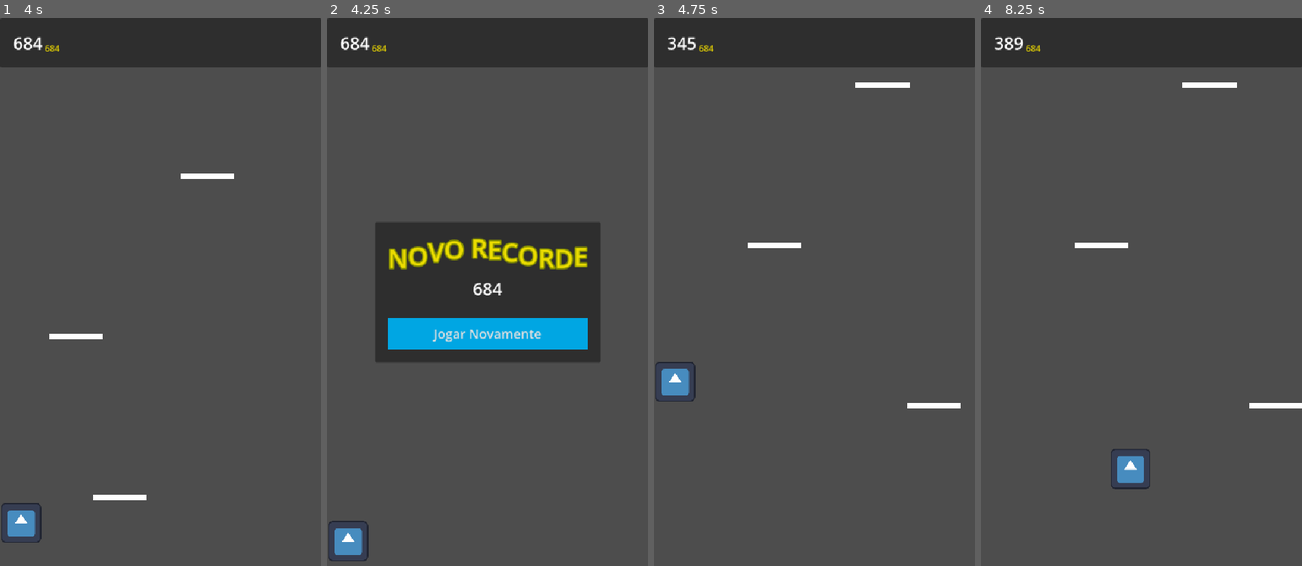
Above: before the commit, frames 1-4 (left to right).
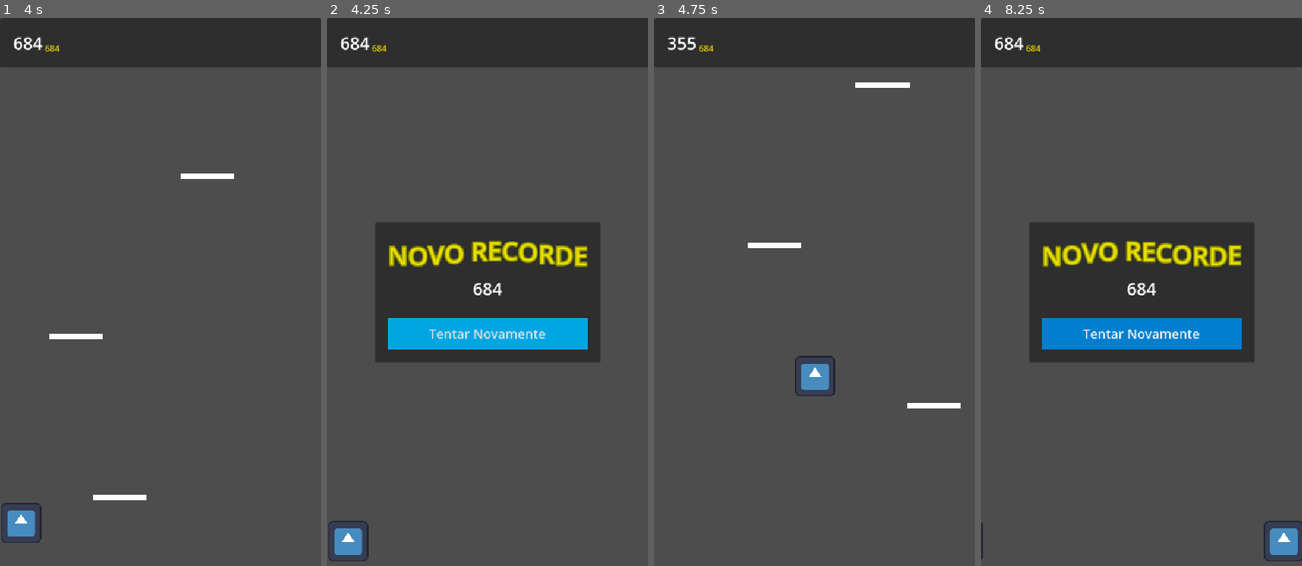
Above: after the commit, the same moments.

Repository: imLymei/mothers-day-game
Game: Godot game, scene res://Scenes/World/World.tscn
Two runs of this game, one before a commit and one after it. Both use one fixed random seed, a clock stepped at 60 frames per second and the inputs below. The engine's default icon, where the game draws it, is replaced by a stand-in: a white triangle on a blue panel in a dark square.
Inputs (mouse positions are in pixels of both pictures, inside the frame that each line leads up to):
- Up to frame 1 (4 s): move the mouse to (231, 264) at 0.52 s; click (231, 264) at 0.67 s; drag from (96, 319) to (144, 401) at 1.27 s; move the mouse to (192, 171) at 2.02 s; click (192, 171) at 2.17 s; drag from (144, 401) to (64, 209) at 2.77 s; move the mouse to (256, 374) at 3.52 s; click (256, 374) at 3.67 s
- Up to frame 2 (4.25 s): no input
- Up to frame 3 (4.75 s): click "Jogar Novamente" (after the commit: "Tentar Novamente") at 4.25 s
- Up to frame 4 (8.25 s): drag from (1045, 209) to (1093, 155) at 5.02 s; move the mouse to (1157, 292) at 5.77 s; click (1157, 292) at 5.92 s; drag from (1093, 155) to (1077, 319) at 6.52 s; move the mouse to (1212, 264) at 7.27 s; click (1212, 264) at 7.42 s; drag from (1077, 319) to (1125, 401) at 8.02 s

Frame 1 is identical in both runs. In frame 2, 1.7% of the frame differs, in the area x 19-82%, y 40-60%; in frame 3, 1.1%; in frame 4, 19%, in the area x 0-100%, y 3-100%.

Commit message:
feat: add win replay

Diff:
--- /dev/null
+++ b/Resources/Style/ButtonStyle.tres
@@ -0,0 +1,40 @@
+[gd_resource type="Theme" load_steps=5 format=3 uid="uid://bxy7t0fosymcb"]
+
+[sub_resource type="StyleBoxFlat" id="StyleBoxFlat_5jr8x"]
+content_margin_left = 12.0
+content_margin_top = 12.0
+content_margin_right = 12.0
+content_margin_bottom = 12.0
+bg_color = Color(1.34766e-06, 0.651181, 0.887928, 1)
+border_width_left = 2
+border_width_top = 2
+border_width_right = 2
+border_width_bottom = 2
+border_color = Color(1, 1, 1, 1)
+
+[sub_resource type="StyleBoxFlat" id="StyleBoxFlat_27jhl"]
+content_margin_left = 12.0
+content_margin_top = 12.0
+content_margin_right = 12.0
+content_margin_bottom = 12.0
+bg_color = Color(0, 0.495769, 0.810998, 1)
+
+[sub_resource type="StyleBoxFlat" id="StyleBoxFlat_hveh7"]
+content_margin_left = 12.0
+content_margin_top = 12.0
+content_margin_right = 12.0
+content_margin_bottom = 12.0
+bg_color = Color(1.34766e-06, 0.651181, 0.887928, 1)
+
+[sub_resource type="StyleBoxFlat" id="StyleBoxFlat_87yka"]
+content_margin_left = 12.0
+content_margin_top = 12.0
+content_margin_right = 12.0
+content_margin_bottom = 12.0
+bg_color = Color(0, 0.391045, 0.871367, 1)
+
+[resource]
+Button/styles/focus = SubResource("StyleBoxFlat_5jr8x")
+Button/styles/hover = SubResource("StyleBoxFlat_27jhl")
+Button/styles/normal = SubResource("StyleBoxFlat_hveh7")
+Button/styles/pressed = SubResource("StyleBoxFlat_87yka")
--- a/Scenes/Platform/GoalPlatform/GoalPlatform.gd
+++ b/Scenes/Platform/GoalPlatform/GoalPlatform.gd
@@ -6,6 +6,8 @@
 
 @onready var static_plataform: StaticPlatform = %StaticPlataform
 @onready var goal_collision_shape: CollisionShape2D = $GoalArea/GoalCollisionShape
+@onready var confetti_particles_right: CPUParticles2D = %ConfettiParticlesRight
+@onready var confetti_particles_left: CPUParticles2D = %ConfettiParticlesLeft
 
 
 func _ready() -> void:
@@ -18,3 +20,5 @@
 
 func _on_goal_area_body_entered(body: Node2D) -> void:
 	goal_reached.emit()
+	confetti_particles_left.emitting = true
+	confetti_particles_right.emitting = true
--- a/Scenes/Platform/GoalPlatform/GoalPlatform.tscn
+++ b/Scenes/Platform/GoalPlatform/GoalPlatform.tscn
@@ -1,12 +1,16 @@
-[gd_scene load_steps=5 format=3 uid="uid://b7wuo1sprhdiu"]
+[gd_scene load_steps=7 format=3 uid="uid://b7wuo1sprhdiu"]
 
 [ext_resource type="PackedScene" uid="uid://be031itnglunt" path="res://Scenes/Platform/StaticPlatform/StaticPlatform.tscn" id="1_lwemb"]
 [ext_resource type="Script" uid="uid://bqepujtt4044d" path="res://Scenes/Platform/GoalPlatform/GoalPlatform.gd" id="1_no5ak"]
+[ext_resource type="Texture2D" uid="uid://d4l61rcs1835h" path="res://Resources/confetti.png" id="3_jqfcs"]
 
 [sub_resource type="RectangleShape2D" id="RectangleShape2D_no5ak"]
 
 [sub_resource type="RectangleShape2D" id="RectangleShape2D_jqfcs"]
 size = Vector2(16, 56)
+
+[sub_resource type="Gradient" id="Gradient_no5ak"]
+colors = PackedColorArray(0.880972, 0.836606, 0, 1, 1, 0, 1, 1)
 
 [node name="GoalPlatform" type="Node2D"]
 script = ExtResource("1_no5ak")
@@ -24,6 +28,53 @@
 shape = SubResource("RectangleShape2D_jqfcs")
 debug_color = Color(2.23808e-06, 0.648162, 0.189683, 0.42)
 
+[node name="Node2D" type="Node2D" parent="."]
+
+[node name="ConfettiParticlesLeft" type="CPUParticles2D" parent="Node2D"]
+unique_name_in_owner = true
+z_index = 2
+position = Vector2(-64, 0)
+emitting = false
+amount = 50
+texture = ExtResource("3_jqfcs")
+lifetime = 5.0
+explosiveness = 0.7
+randomness = 0.2
+emission_shape = 3
+emission_rect_extents = Vector2(100, 1)
+direction = Vector2(0, -1)
+gravity = Vector2(0, 490)
+initial_velocity_min = 300.0
+initial_velocity_max = 500.0
+angular_velocity_min = 200.0
+angular_velocity_max = 720.0
+radial_accel_max = 4.85
+scale_amount_min = 0.2
+scale_amount_max = 0.3
+color_ramp = SubResource("Gradient_no5ak")
+
+[node name="ConfettiParticlesRight" type="CPUParticles2D" parent="Node2D"]
+unique_name_in_owner = true
+z_index = 2
+position = Vector2(64, 0)
+emitting = false
+amount = 50
+texture = ExtResource("3_jqfcs")
+lifetime = 5.0
+explosiveness = 0.7
+lifetime_randomness = 0.2
+emission_shape = 3
+emission_rect_extents = Vector2(100, 1)
+direction = Vector2(0, -1)
+gravity = Vector2(0, 490)
+initial_velocity_min = 100.0
+initial_velocity_max = 1000.0
+angular_velocity_min = 200.0
+angular_velocity_max = 720.0
+scale_amount_min = 0.2
+scale_amount_max = 0.3
+color_ramp = SubResource("Gradient_no5ak")
+
 [connection signal="body_entered" from="GoalArea" to="." method="_on_goal_area_body_entered"]
 
 [editable path="StaticPlataform"]
--- a/Scenes/World/World.gd
+++ b/Scenes/World/World.gd
@@ -3,7 +3,7 @@
 
 const PLATFORM_SPACING = 300
 const MOVING_PLATFORM_SPAWN_RATE = 0.1
-const GOAL_PLATFORMS_DISTANCE = 10
+const GOAL_PLATFORMS_DISTANCE = 1_000
 
 var best_score = 0
 var actual_score = 0
@@ -30,6 +30,7 @@
 @onready var death_area: Marker2D = %DeathArea
 
 # UI
+@onready var win_screen: CenterContainer = %WinScreen
 @onready var game_over_screen: CenterContainer = %GameOverScreen
 @onready var new_high_score: VBoxContainer = %NewHighScore
 @onready var new_high_score_label: Label = %NewHighScoreLabel
@@ -125,12 +126,14 @@
 func restart() -> void:
 	game_over_screen.hide()
 	new_high_score.hide()
+	win_screen.hide()
 	camera_2d.position_smoothing_speed = 5
 	camera_2d.limit_smoothed = false
 
 	actual_score = 0
 	is_game_running = true
 	player.can_move = true
+	player.global_position = Vector2(0, -10)
 
 	generate_platforms()
 
@@ -143,3 +146,21 @@
 	player.can_move = false
 	camera_2d.limit_smoothed = true
 	camera_2d.limit_bottom = goal_platform.global_position.y
+	win_screen.show()
+
+
+func _on_play_again_button_pressed() -> void:
+	total_platforms = 0
+	new_high_score_label.text = "%d" % [best_score]
+
+	camera_2d.limit_bottom = 0
+	camera_2d.global_position.y = 0
+	camera_2d.position_smoothing_speed = 10
+	is_game_running = false
+	player.can_move = false
+
+	last_platform_height = 0
+
+	for child in platforms.get_children():
+		platforms.remove_child(child)
+	restart()
--- a/Scenes/World/World.tscn
+++ b/Scenes/World/World.tscn
@@ -1,52 +1,14 @@
-[gd_scene load_steps=12 format=3 uid="uid://2br3kn32w0pd"]
+[gd_scene load_steps=8 format=3 uid="uid://2br3kn32w0pd"]
 
 [ext_resource type="PackedScene" uid="uid://dwkl5axyrlrce" path="res://Scenes/Player/Player.tscn" id="1_0nbjp"]
 [ext_resource type="Script" uid="uid://cqwxdx7ix6chh" path="res://Scenes/World/World.gd" id="1_xf6vi"]
 [ext_resource type="PackedScene" uid="uid://be031itnglunt" path="res://Scenes/Platform/StaticPlatform/StaticPlatform.tscn" id="3_ouhkt"]
 [ext_resource type="PackedScene" uid="uid://cj5k2jul6kebx" path="res://Scenes/Platform/MovingPlatform/MovingPlatform.tscn" id="4_5jr8x"]
 [ext_resource type="PackedScene" uid="uid://b7wuo1sprhdiu" path="res://Scenes/Platform/GoalPlatform/GoalPlatform.tscn" id="4_27jhl"]
+[ext_resource type="Theme" uid="uid://bxy7t0fosymcb" path="res://Resources/Style/ButtonStyle.tres" id="6_hveh7"]
 
 [sub_resource type="RectangleShape2D" id="RectangleShape2D_0nbjp"]
 size = Vector2(612, 20)
-
-[sub_resource type="StyleBoxFlat" id="StyleBoxFlat_5jr8x"]
-content_margin_left = 12.0
-content_margin_top = 12.0
-content_margin_right = 12.0
-content_margin_bottom = 12.0
-bg_color = Color(1.34766e-06, 0.651181, 0.887928, 1)
-border_width_left = 2
-border_width_top = 2
-border_width_right = 2
-border_width_bottom = 2
-border_color = Color(1, 1, 1, 1)
-
-[sub_resource type="StyleBoxFlat" id="StyleBoxFlat_27jhl"]
-content_margin_left = 12.0
-content_margin_top = 12.0
-content_margin_right = 12.0
-content_margin_bottom = 12.0
-bg_color = Color(0, 0.495769, 0.810998, 1)
-
-[sub_resource type="StyleBoxFlat" id="StyleBoxFlat_hveh7"]
-content_margin_left = 12.0
-content_margin_top = 12.0
-content_margin_right = 12.0
-content_margin_bottom = 12.0
-bg_color = Color(1.34766e-06, 0.651181, 0.887928, 1)
-
-[sub_resource type="StyleBoxFlat" id="StyleBoxFlat_87yka"]
-content_margin_left = 12.0
-content_margin_top = 12.0
-content_margin_right = 12.0
-content_margin_bottom = 12.0
-bg_color = Color(0, 0.391045, 0.871367, 1)
-
-[sub_resource type="Theme" id="Theme_kjd5s"]
-Button/styles/focus = SubResource("StyleBoxFlat_5jr8x")
-Button/styles/hover = SubResource("StyleBoxFlat_27jhl")
-Button/styles/normal = SubResource("StyleBoxFlat_hveh7")
-Button/styles/pressed = SubResource("StyleBoxFlat_87yka")
 
 [node name="World" type="Node2D"]
 script = ExtResource("1_xf6vi")
@@ -154,7 +116,7 @@
 theme_override_constants/outline_size = 10
 theme_override_font_sizes/normal_font_size = 48
 bbcode_enabled = true
-text = "[wave amp=100.0 freq=10.0 connected=1]NOVO RECORDE"
+text = "[wave amp=50.0 freq=5.0 connected=1]NOVO RECORDE"
 fit_content = true
 scroll_active = false
 autowrap_mode = 0
@@ -170,8 +132,57 @@
 
 [node name="RestartButton" type="Button" parent="CanvasLayer/ScreenContainer/GameOverScreen/PanelContainer/MarginContainer/VBoxContainer"]
 layout_mode = 2
-theme = SubResource("Theme_kjd5s")
+theme = ExtResource("6_hveh7")
+theme_override_font_sizes/font_size = 24
+text = "Tentar Novamente"
+
+[node name="WinScreen" type="CenterContainer" parent="CanvasLayer/ScreenContainer"]
+unique_name_in_owner = true
+visible = false
+layout_mode = 1
+anchors_preset = 15
+anchor_right = 1.0
+anchor_bottom = 1.0
+grow_horizontal = 2
+grow_vertical = 2
+
+[node name="PanelContainer" type="PanelContainer" parent="CanvasLayer/ScreenContainer/WinScreen"]
+layout_mode = 2
+
+[node name="MarginContainer" type="MarginContainer" parent="CanvasLayer/ScreenContainer/WinScreen/PanelContainer"]
+layout_mode = 2
+theme_override_constants/margin_left = 24
+theme_override_constants/margin_top = 24
+theme_override_constants/margin_right = 24
+theme_override_constants/margin_bottom = 24
+
+[node name="VBoxContainer" type="VBoxContainer" parent="CanvasLayer/ScreenContainer/WinScreen/PanelContainer/MarginContainer"]
+layout_mode = 2
+theme_override_constants/separation = 32
+
+[node name="RichTextLabel" type="RichTextLabel" parent="CanvasLayer/ScreenContainer/WinScreen/PanelContainer/MarginContainer/VBoxContainer"]
+clip_contents = false
+layout_mode = 2
+theme_override_colors/font_outline_color = Color(1, 1, 1, 1)
+theme_override_constants/outline_size = 10
+theme_override_font_sizes/normal_font_size = 48
+bbcode_enabled = true
+text = "[rainbow freq=0.2 sat=0.5 val=0.8 speed=1.0][wave amp=50.0 freq=5.0 connected=1]FILHO RESGATADO!"
+fit_content = true
+autowrap_mode = 0
+horizontal_alignment = 1
+
+[node name="Label" type="Label" parent="CanvasLayer/ScreenContainer/WinScreen/PanelContainer/MarginContainer/VBoxContainer"]
+layout_mode = 2
+theme_override_font_sizes/font_size = 32
+text = "Você é a melhor mãe do mundo!"
+horizontal_alignment = 1
+
+[node name="PlayAgainButton" type="Button" parent="CanvasLayer/ScreenContainer/WinScreen/PanelContainer/MarginContainer/VBoxContainer"]
+layout_mode = 2
+theme = ExtResource("6_hveh7")
 theme_override_font_sizes/font_size = 24
 text = "Jogar Novamente"
 
 [connection signal="pressed" from="CanvasLayer/ScreenContainer/GameOverScreen/PanelContainer/MarginContainer/VBoxContainer/RestartButton" to="." method="_on_restart_button_pressed"]
+[connection signal="pressed" from="CanvasLayer/ScreenContainer/WinScreen/PanelContainer/MarginContainer/VBoxContainer/PlayAgainButton" to="." method="_on_play_again_button_pressed"]
Binary file added: Resources/confetti.png
Not shown, added: Resources/confetti.png.import
